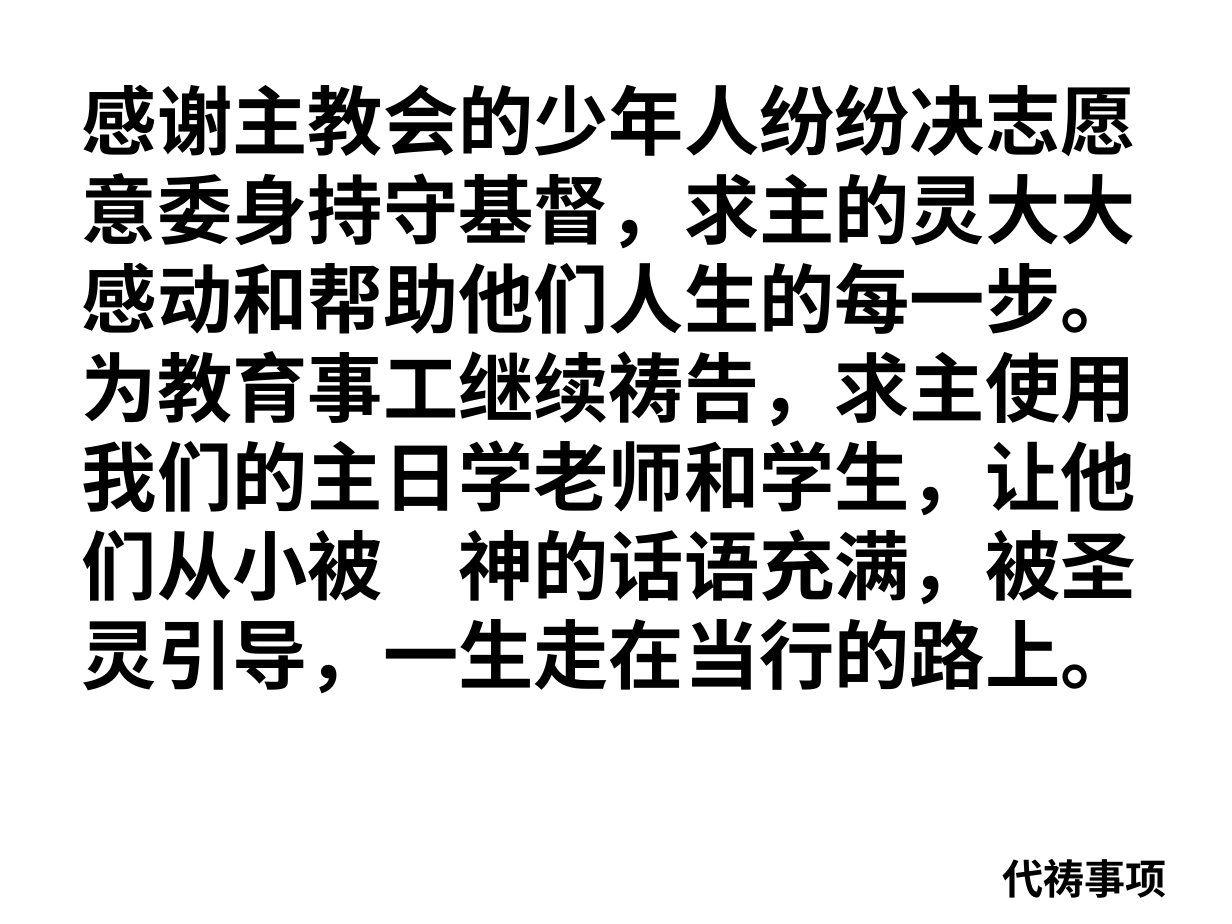
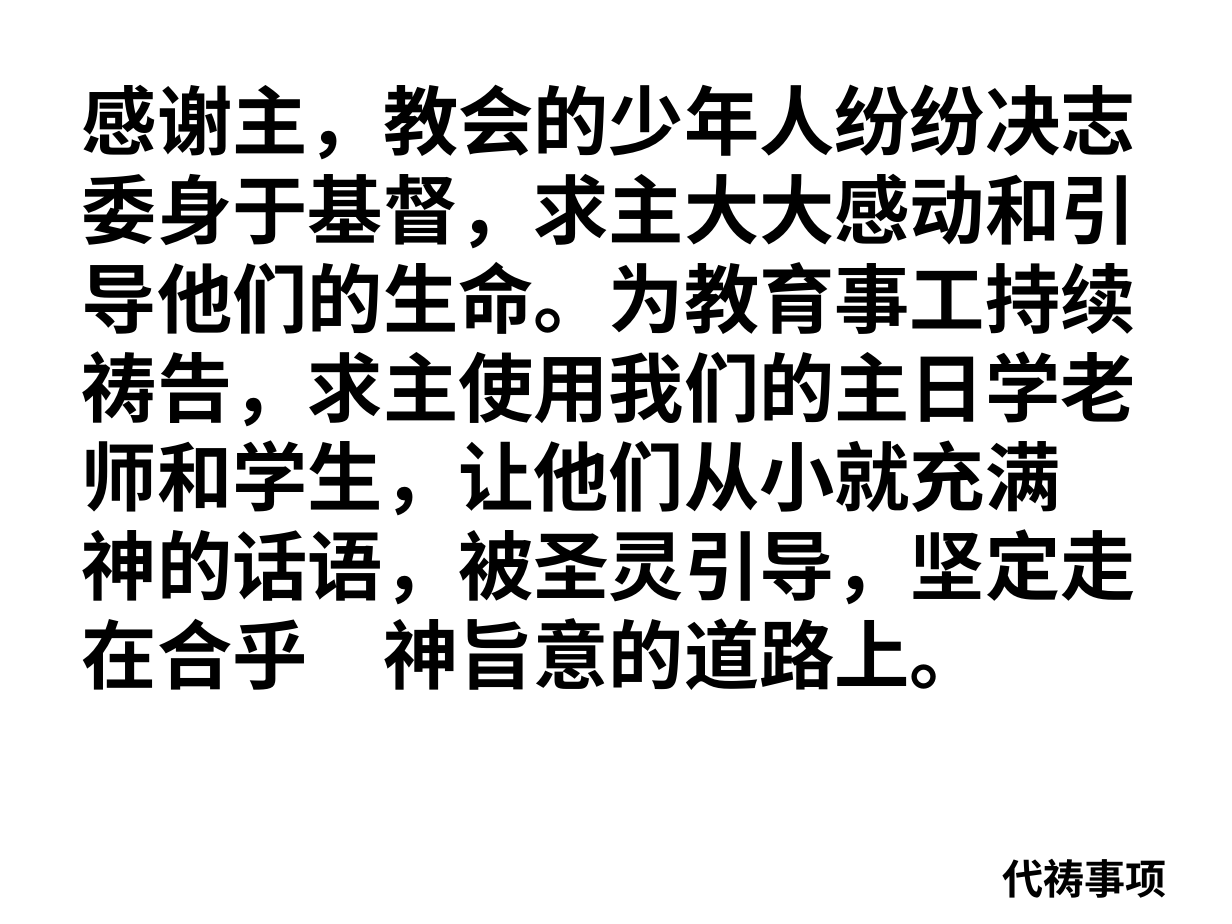
Before and after one commit to jackey-qiu/pyworship, a slide deck: slide 6 of 2023-09-03.pptx. Drawn at 1232x924 pixels with LibreOffice and Linux fonts; fonts in the diff are those of the drawing. Boxes give left, top, right and bottom in pixels: in the first picture for what was removed or moved away, otherwise in the second. Text is boxed around its words. In the diff, an @@ line names an element or a change of style, - is before the commit and + after.

```diff
--- a/2023-09-03.pptx
+++ b/2023-09-03.pptx
@@ text at box(82, 84, 1136, 690): text changed; font Noto Sans CJK SC to Arial @@
-感谢主教会的少年人纷纷决志愿意委身持守基督，求主的灵大大感动和帮助他们人生的每一步。为教育事工继续祷告，求主使用我们的主日学老师和学生，让他们从小被 神的话语充满，被圣灵引导，一生走在当行的路上。
+感谢主，教会的少年人纷纷决志委身于基督，求主大大感动和引导他们的生命。为教育事工持续祷告，求主使用我们的主日学老师和学生，让他们从小就充满 神的话语，被圣灵引导，坚定走在合乎 神旨意的道路上。
```
Also in this commit, not shown: 38 other slides changed, 82 slides added, 64 slides removed, 14 other files.
